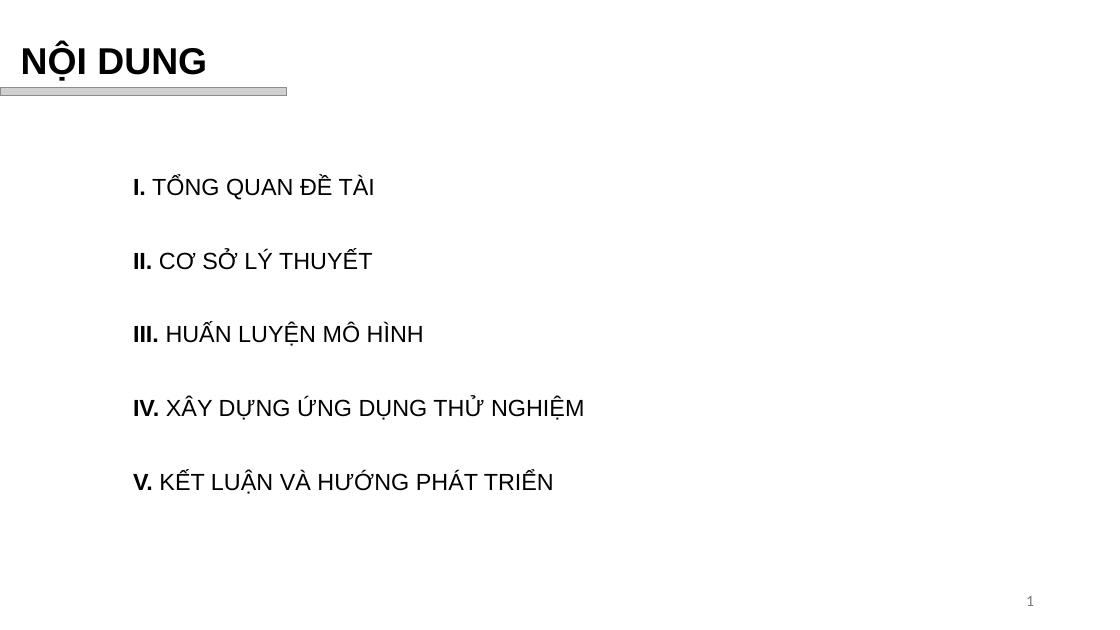
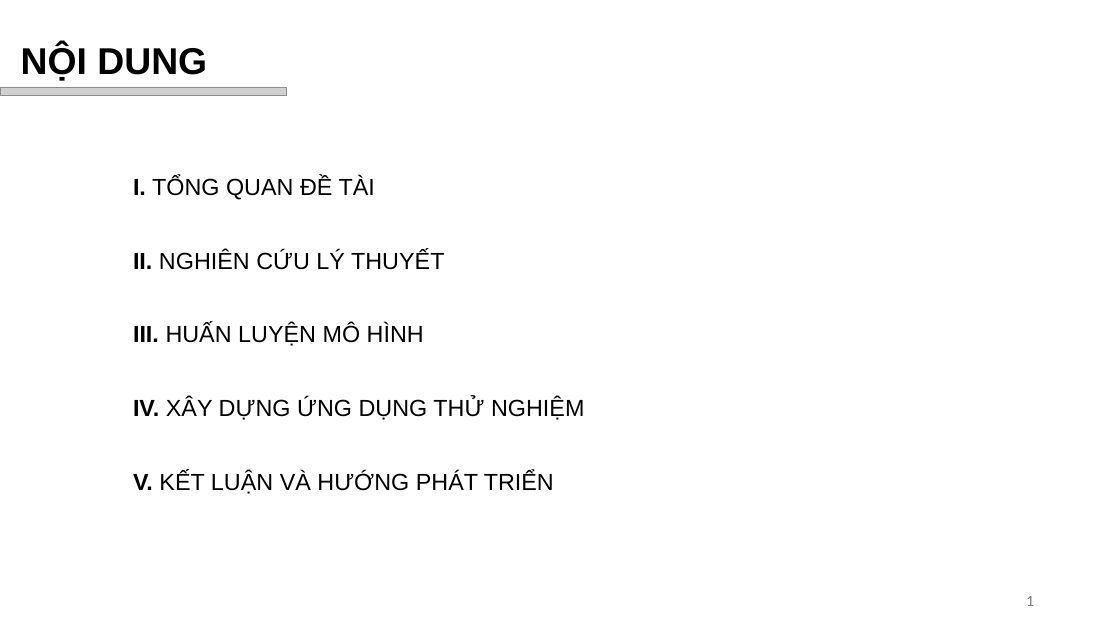
Before and after one commit to vhiepp/tn-da21ttb-110121209-duongvanhiep-sentiment-analysis, a slide deck: slide 2 of docs/pptx/Dương Văn Hiệp_110121209_DA21TTB.pptx. Drawn at 1120x630 pixels with LibreOffice and Linux fonts; fonts in the diff are those of the drawing; grey boxes stand for pictures; background and template pictures are left out. Boxes give left, top, right and bottom in pixels: in the first picture for what was removed or moved away, otherwise in the second. Text is boxed around its words. In the diff, an @@ line names an element or a change of style, - is before the commit and + after.

Commit message:
update slide

```diff
--- a/docs/pptx/Dương Văn Hiệp_110121209_DA21TTB.pptx
+++ b/docs/pptx/Dương Văn Hiệp_110121209_DA21TTB.pptx
@@ text at [133,250,444,270]: text changed @@
-II. CƠ SỞ LÝ THUYẾT
+II. NGHIÊN CỨU LÝ THUYẾT
```
Also in this commit, not shown: 1 other slide changed, 15 slides added, 1 slide removed.
